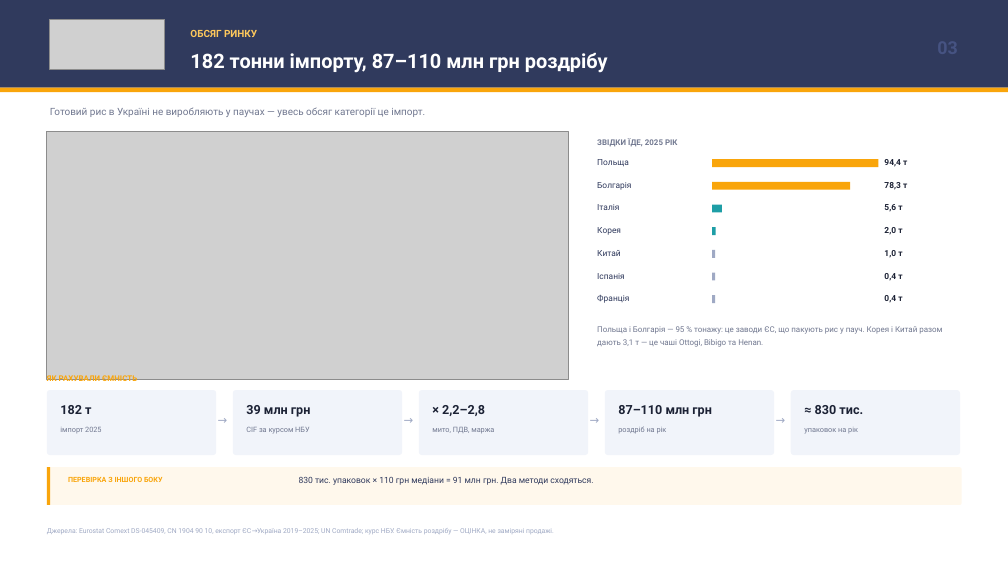
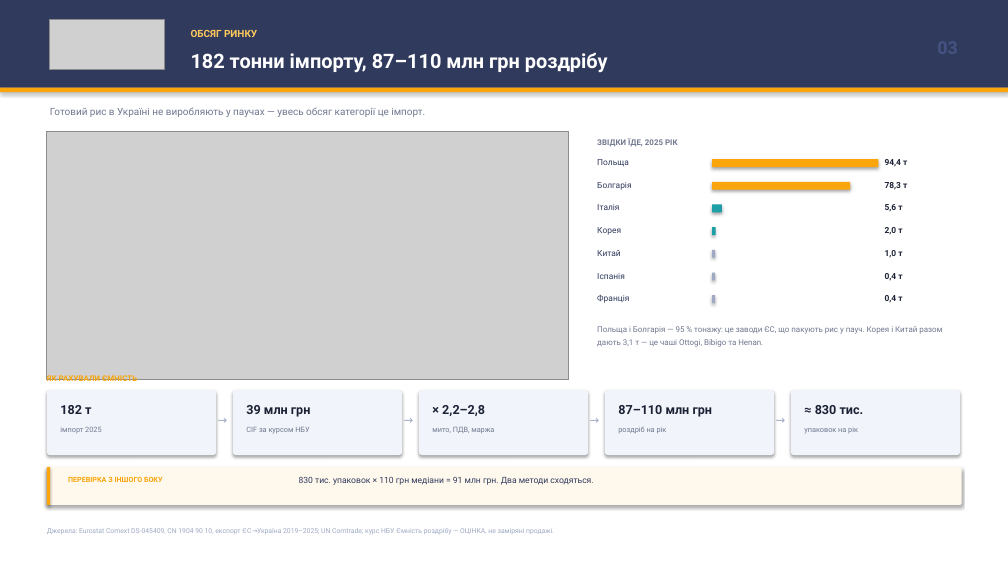
Before and after one commit to IllyaChaplygin/Chaplygin-Illya, a slide deck: slide 3 of rte-rice-analysis/RTE_Rice_Market_Research_FINAL.pptx. Drawn at 1008x567 pixels with LibreOffice and Linux fonts; fonts in the diff are those of the drawing; grey boxes stand for pictures. Boxes give left, top, right and bottom in pixels: in the first picture for what was removed or moved away, otherwise in the second. Text is boxed around its words. In the diff, an @@ line names an element or a change of style, - is before the commit and + after.

```diff
--- a/rte-rice-analysis/RTE_Rice_Market_Research_FINAL.pptx
+++ b/rte-rice-analysis/RTE_Rice_Market_Research_FINAL.pptx
@@ rectangle added at (x1=0, y1=0, x2=1008, y2=567), fill #FFFFFF @@
@@ shadow on in 16 elements at (x1=0, y1=0, x2=1008, y2=88), (x1=0, y1=88, x2=1008, y2=92), (x1=47, y1=390, x2=216, y2=455), (x1=233, y1=390, x2=402, y2=455), (x1=419, y1=390, x2=588, y2=455), (x1=605, y1=390, x2=774, y2=455), (x1=791, y1=390, x2=960, y2=455), (x1=47, y1=467, x2=962, y2=505), (x1=47, y1=467, x2=50, y2=505), (x1=712, y1=160, x2=879, y2=167), (x1=712, y1=182, x2=850, y2=190), (x1=712, y1=228, x2=716, y2=235), (x1=712, y1=250, x2=715, y2=258), (x1=712, y1=273, x2=715, y2=281), (x1=712, y1=205, x2=722, y2=212), (x1=712, y1=296, x2=715, y2=303) @@
```
Also in this commit, not shown: 30 other slides changed, 8 other files.
